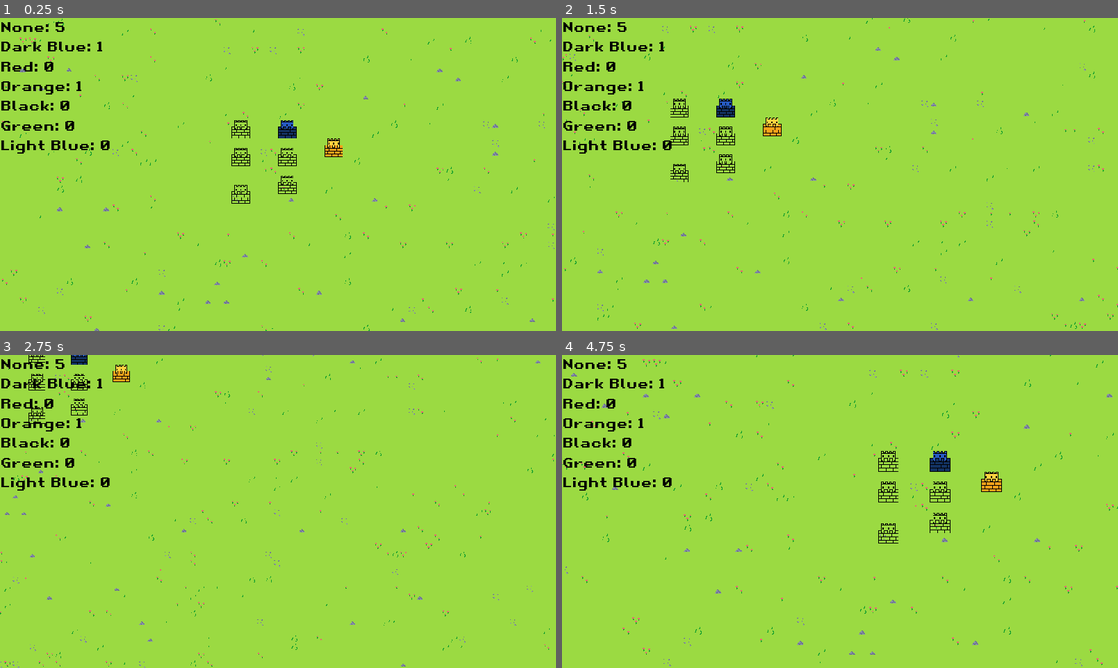
Above: before the commit, frames 1-4 (two rows, left to right).
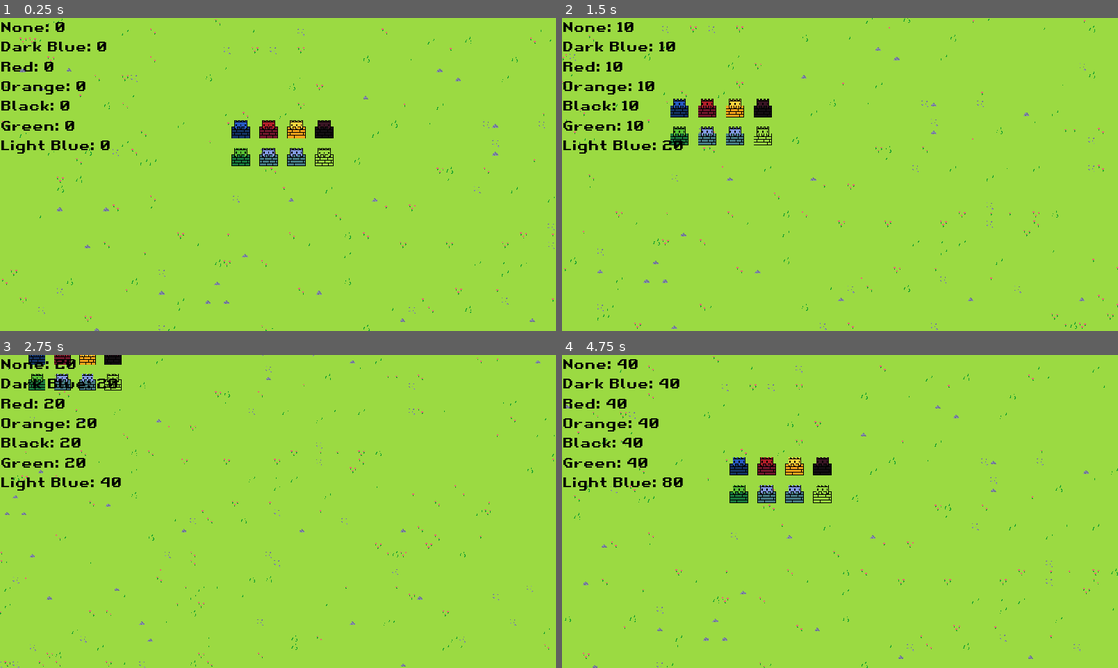
Above: after the commit, the same moments.

Repository: UltraMKF12/KingdomsRevolt
Game: Godot game, scene res://Scenes/WorldMap.tscn
The game is run twice, just before and just after one commit, with the same random seed, the same clock (stepped at 60 frames per second) and the same inputs.
Inputs (mouse positions are in pixels of both pictures, inside the frame that each line leads up to):
- Up to frame 1 (0.25 s): no input
- Up to frame 2 (1.5 s): tap Enter at 0.5 s; move the mouse to (801, 130) at 0.52 s; hold Right (ui_right) 0.53-1.28 s; tap Mouse wheel down (mwheel_down) at 0.6 s; move the mouse to (756, 133) at 1.27 s; hold Down (ui_down) from 1.28 s (still down); tap Mouse wheel up (mwheel_up) at 1.35 s
- Up to frame 3 (2.75 s): move the mouse to (116, 392) at 2.02 s; release Down (ui_down) at 2.03 s; hold Right (ui_right) from 2.03 s (still down); tap Mouse wheel down (mwheel_down) at 2.1 s
- Up to frame 4 (4.75 s): move the mouse to (639, 383) at 2.77 s; release Right (ui_right) at 2.78 s; hold Up (ui_up) 2.78-3.53 s; tap Mouse wheel up (mwheel_up) at 2.85, 4.35 s; move the mouse to (645, 461) at 3.52 s; hold Left (ui_left) from 3.53 s (still down); tap Mouse wheel down (mwheel_down) at 3.6 s; tap R (restart) at 4.15 s; move the mouse to (806, 530) at 4.27 s

The runs differ from the first frame. In frame 1, 1.6% of the frame differs, in the area x 10-62%, y 1-60%; in frame 2, 1.9%; in frame 3, 1.4%; in frame 4, 3.8%, in the area x 0-100%, y 0-100%.

Commit message:
Create gold income + group refactoring

Diff:
--- a/Scenes/WorldMap.tscn
+++ b/Scenes/WorldMap.tscn
@@ -1,10 +1,11 @@
-[gd_scene load_steps=8 format=2]
+[gd_scene load_steps=9 format=2]
 
 [ext_resource path="res://Sprites/Kingdoms Revol Tilesheett.png" type="Texture" id=1]
 [ext_resource path="res://Scripts/CameraMovement.gd" type="Script" id=2]
 [ext_resource path="res://Scenes/Castle.tscn" type="PackedScene" id=3]
 [ext_resource path="res://Font/Retro Gaming.ttf" type="DynamicFontData" id=4]
 [ext_resource path="res://Scripts/GroupCounterLabel.gd" type="Script" id=5]
+[ext_resource path="res://Scripts/IncomeCalculator.gd" type="Script" id=6]
 
 [sub_resource type="DynamicFont" id=2]
 size = 24
@@ -34,6 +35,11 @@
 0/z_index = 0
 
 [node name="WorldMap" type="Node2D"]
+
+[node name="IncomeCalculator" type="Node" parent="."]
+script = ExtResource( 6 )
+income = 10
+income_timer = 1.0
 
 [node name="UI" type="CanvasLayer" parent="."]
 
@@ -73,23 +79,31 @@
 
 [node name="Castle" parent="." instance=ExtResource( 3 )]
 position = Vector2( 416, 192 )
+castle_color = 1
 
 [node name="Castle2" parent="." instance=ExtResource( 3 )]
-position = Vector2( 496, 192 )
-castle_color = 1
+position = Vector2( 464, 192 )
+castle_color = 2
 
 [node name="Castle3" parent="." instance=ExtResource( 3 )]
-position = Vector2( 416, 240 )
+position = Vector2( 560, 192 )
+castle_color = 4
 
 [node name="Castle4" parent="." instance=ExtResource( 3 )]
-position = Vector2( 496, 240 )
+position = Vector2( 416, 240 )
+castle_color = 5
 
 [node name="Castle7" parent="." instance=ExtResource( 3 )]
-position = Vector2( 576, 224 )
+position = Vector2( 512, 192 )
 castle_color = 3
 
 [node name="Castle5" parent="." instance=ExtResource( 3 )]
-position = Vector2( 416, 304 )
+position = Vector2( 464, 240 )
+castle_color = 6
 
 [node name="Castle6" parent="." instance=ExtResource( 3 )]
-position = Vector2( 496, 288 )
+position = Vector2( 512, 240 )
+castle_color = 6
+
+[node name="Castle8" parent="." instance=ExtResource( 3 )]
+position = Vector2( 560, 240 )
--- a/Scripts/Autoload.gd
+++ b/Scripts/Autoload.gd
@@ -1,5 +1,7 @@
 extends Node
 
+var groups := ["None", "Dark Blue", "Red", "Orange", "Black", "Green", "Light Blue"]
+var gold := [0, 0, 0, 0, 0, 0, 0]
 
 func _process(delta):
 	if Input.is_action_just_pressed("fullscreen"):
@@ -7,6 +9,3 @@
 
 	if Input.is_action_just_pressed("exit"):
 		get_tree().quit()
-
-	if Input.is_action_just_pressed("restart"):
-		get_tree().reload_current_scene()
--- a/Scripts/Castle.gd
+++ b/Scripts/Castle.gd
@@ -3,11 +3,9 @@
 
 export(int, "None", "Dark Blue", "Red", "Orange", "Black", "Green", "Light Blue") var castle_color: int setget set_color
 
-var groups := ["None", "Dark Blue", "Red", "Orange", "Black", "Green", "Light Blue"]
-
 func _ready():
 	if not Engine.editor_hint:
-		add_to_group(groups[castle_color])
+		add_to_group(Autoload.groups[castle_color])
 
 
 func set_color(new_value):
--- a/Scripts/GroupCounterLabel.gd
+++ b/Scripts/GroupCounterLabel.gd
@@ -1,12 +1,6 @@
 extends Label
 
-var groups := ["None", "Dark Blue", "Red", "Orange", "Black", "Green", "Light Blue"]
-
 func _process(delta):
-	text = "None: " + str(get_tree().get_nodes_in_group(groups[0]).size()) + "\n" + \
-"Dark Blue: " + str(get_tree().get_nodes_in_group(groups[1]).size()) + "\n" + \
-"Red: " + str(get_tree().get_nodes_in_group(groups[2]).size()) + "\n" + \
-"Orange: " + str(get_tree().get_nodes_in_group(groups[3]).size()) + "\n" + \
-"Black: " + str(get_tree().get_nodes_in_group(groups[4]).size()) + "\n" + \
-"Green: " + str(get_tree().get_nodes_in_group(groups[5]).size()) + "\n" + \
-"Light Blue: " + str(get_tree().get_nodes_in_group(groups[6]).size())
+	text = ""
+	for i in Autoload.groups.size():
+		text += Autoload.groups[i] + ": " + str(Autoload.gold[i]) + "\n"
--- /dev/null
+++ b/Scripts/IncomeCalculator.gd
@@ -0,0 +1,15 @@
+extends Node
+
+export(int) var income: int
+export(float, 0, 10, 0.5) var income_timer: float
+
+func _ready():
+	generate_income()
+
+
+func generate_income():
+	yield(get_tree().create_timer(income_timer), "timeout")
+	for i in Autoload.groups.size():
+		var new_income = get_tree().get_nodes_in_group(Autoload.groups[i]).size() * income
+		Autoload.gold[i] += new_income
+	generate_income()
